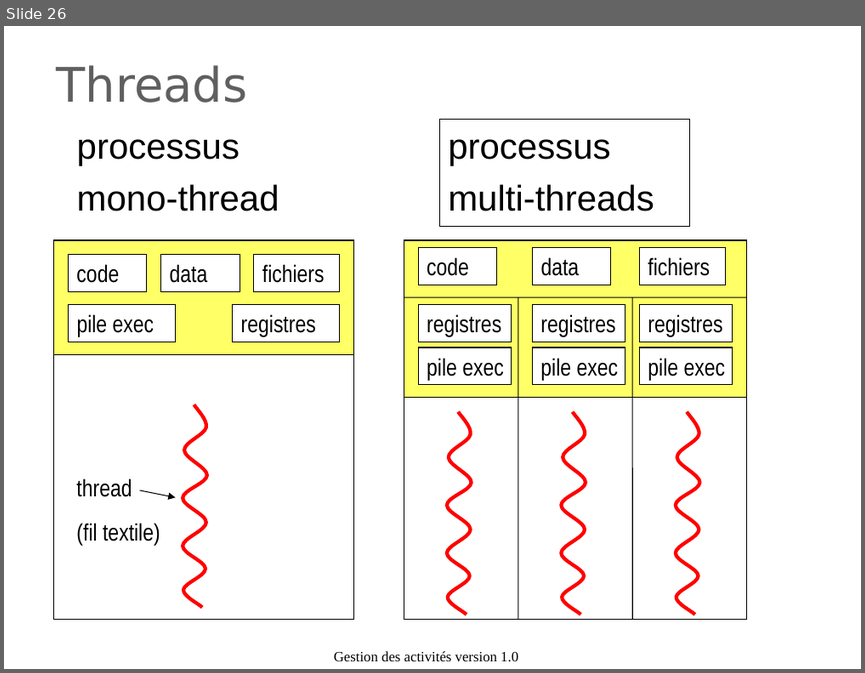
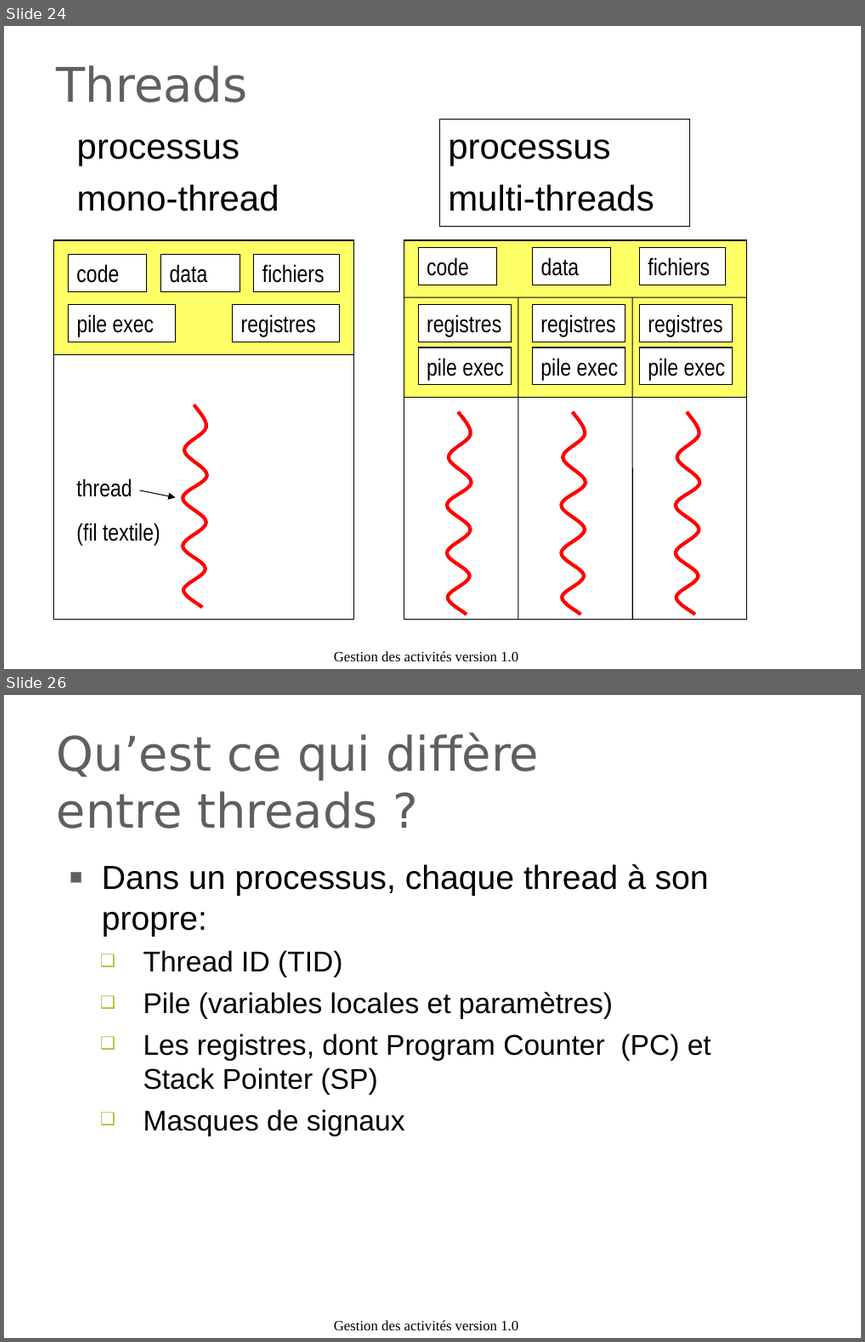
Before and after one commit to duanegris/texts, a slide deck: isi1/slides/6_gestion_des_activites.ppt. Shown one above the other, each under a label of ours: slide 26 before the commit, slides 24 and 26 after it; the slides between them are not shown. The pictures are 865x673 and 865x1342 pixels, drawn with LibreOffice and Linux fonts; fonts in the diff are those of the drawing; background and template pictures are left out. Boxes give left, top, right and bottom in pixels: in the first picture for what was removed or moved away, otherwise in the second. Text is boxed around its words. In the diff, an @@ line names an element or a change of style, - is before the commit and + after.

```diff
--- a/isi1/slides/6_gestion_des_activites.ppt
+++ b/isi1/slides/6_gestion_des_activites.ppt
@@ slide 26 added at bbox=[4, 695, 861, 1338], background picture (left out) @@
@@ title added at bbox=[57, 732, 539, 828], 40 pt, text #5F5F5F @@
+Qu’est ce qui diffère entre threads ?
@@ text added at bbox=[102, 864, 711, 1136], 24 pt, text #000000 @@
+■ Dans un processus, chaque thread à son propre:
+  ❑ Thread ID (TID)
+  ❑ Pile (variables locales et paramètres)
+  ❑ Les registres, dont Program Counter (PC) et Stack Pointer (SP)
+  ❑ Masques de signaux
@@ text added at bbox=[334, 1320, 518, 1331], 12 pt, text #000000 @@
+Gestion des activités version 1.0
@@ what was slide 26 is now slide 24 @@
```
Also in this commit, not shown: 4 slides changed, 2 other slides added, 2 slides removed, 1 other file.
